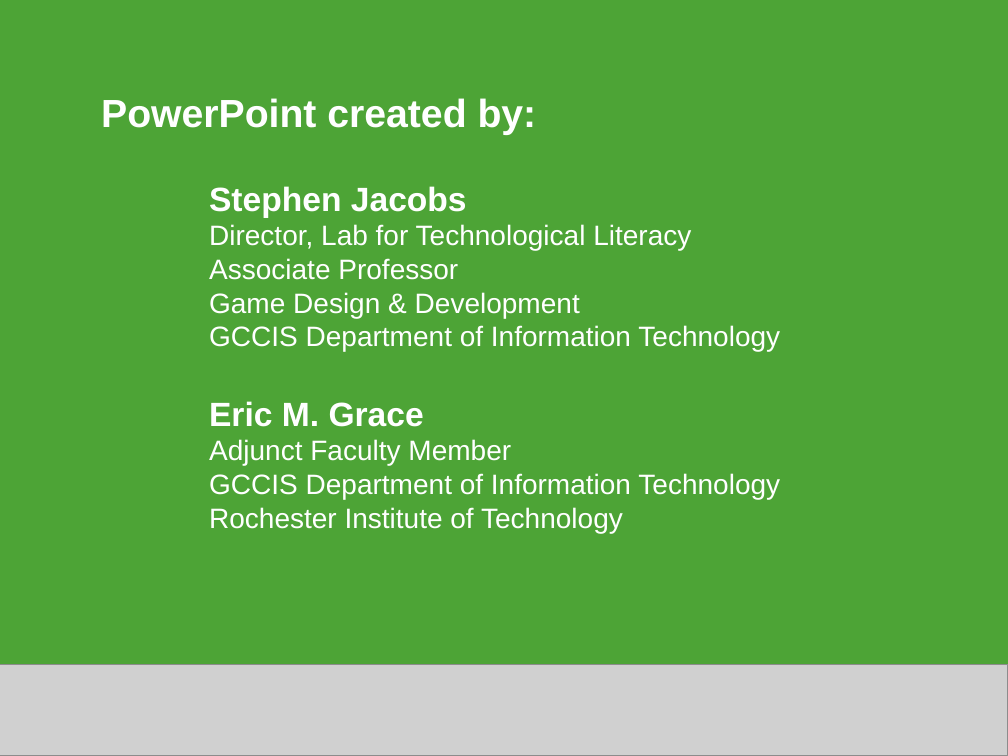
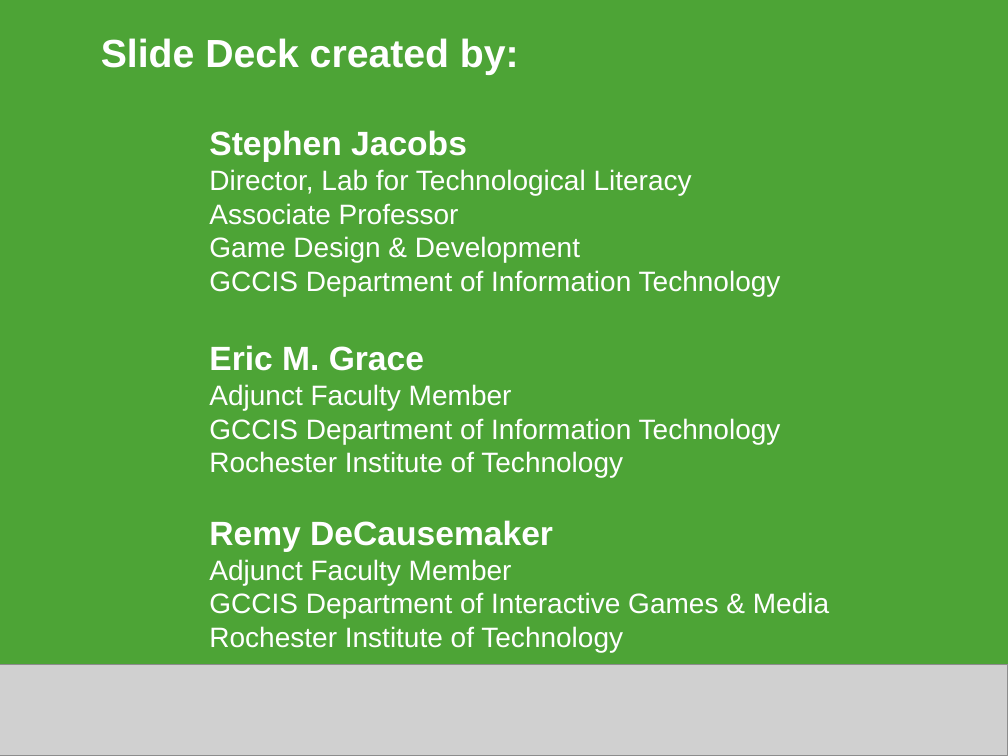
Before and after one commit to decause/hflossk, a slide deck: slide 20 of static/content/OLPCKidsB.ppt (slide 21 before the commit). Drawn at 1008x756 pixels with LibreOffice and Linux fonts; fonts in the diff are those of the drawing; grey boxes stand for pictures. Boxes give left, top, right and bottom in pixels: in the first picture for what was removed or moved away, otherwise in the second. Text is boxed around its words. In the diff, an @@ line names an element or a change of style, - is before the commit and + after.

```diff
--- a/static/content/OLPCKidsB.ppt
+++ b/static/content/OLPCKidsB.ppt
@@ text at [101,38,519,75]: text changed @@
-PowerPoint created by:
+Slide Deck created by:
@@ text "Stephen Jacobs": place and size @@
-text "Stephen Jacobs" at [209,186,780,533]
+text "Stephen Jacobs" at [209,130,829,652]
@@ text at [209,520,829,652]: paragraphs added @@
+Remy DeCausemaker
+Adjunct Faculty Member
+GCCIS Department of Interactive Games & Media
+Rochester Institute of Technology
```
Also in this commit, not shown: 16 other slides changed, 2 slides added, 3 slides removed.
